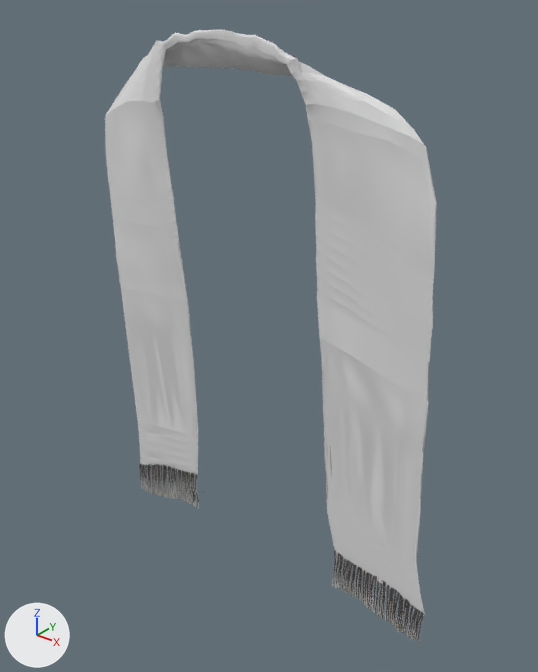
Before and after pictures for a commit that changed the glTF model src/Pages/Customize/Configurator/models/Accessories/Unisex/sash.glb.
One viewpoint serves both versions: a camera (50 mm lens) standing at (1.76, -2.08, 1.24) and looking at (0.06, 0.04, -0.08). The axes (+X, +Y, +Z) are drawn at lower left. The lights are the same throughout. Vertices at the same position are counted once.

In view in the first picture: 'Stripe_1', 'Stripe_2', 'cuttings', 'mid_stripes', 'plain_sections'.
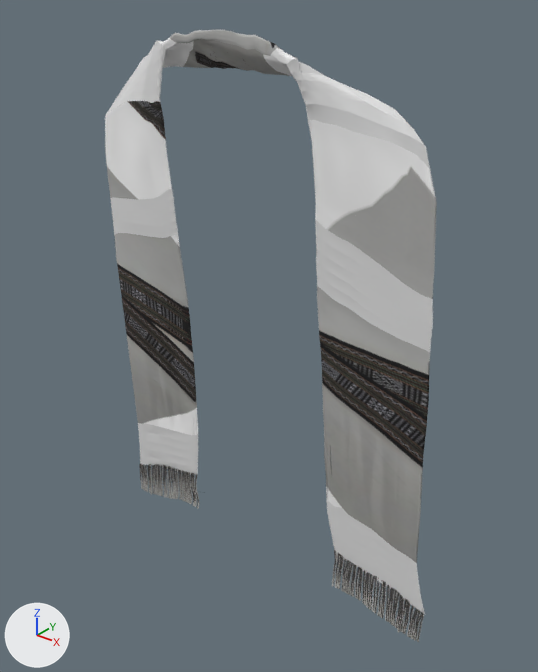
The change in detail:
me_handle_straps_0_023 is used by ob_plain_sections; location (0.0, 0.0, 0.0).
me_handle_straps_0_023 had 5018 vertices, 7386 faces and spanned x -0.85..0.82, y -0.12..0.07, z -1.12..1.07.
me_handle_straps_0_023 now has 60817 vertices, 112349 faces and spans x -0.85..0.85, y -0.12..0.07, z -1.27..1.07.
me_handle_straps_0_023 part 1: 7386 faces spanning x -0.85..0.82, y -0.12..0.07, z -1.12..1.07 switch from no material to mat_pasted__pasted__tex_mafla_006 (picture img_image_1).

Location of each change, [x1, y1, x2, y2] in pixels of the pictures (538 x 672 px):
part 1 of me_handle_straps_0_023, recoloured
    both: [105, 30, 437, 563]
'cuttings', unchanged, covered by the edit
    before: [139, 463, 424, 642]
